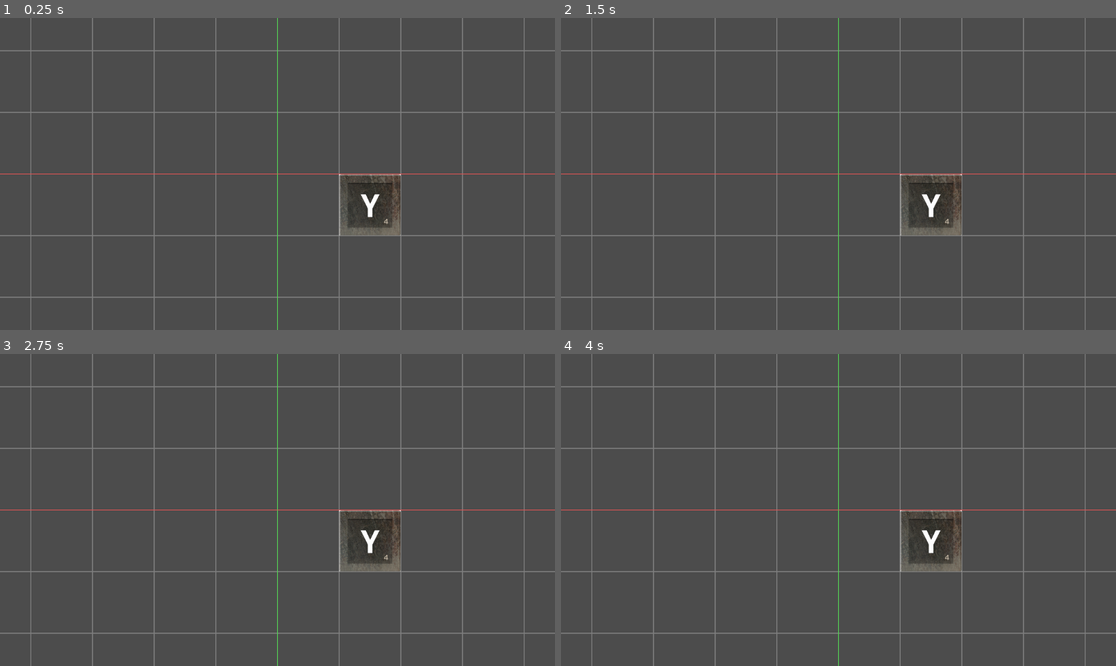
Above: before the commit, frames 1-4 (two rows, left to right).
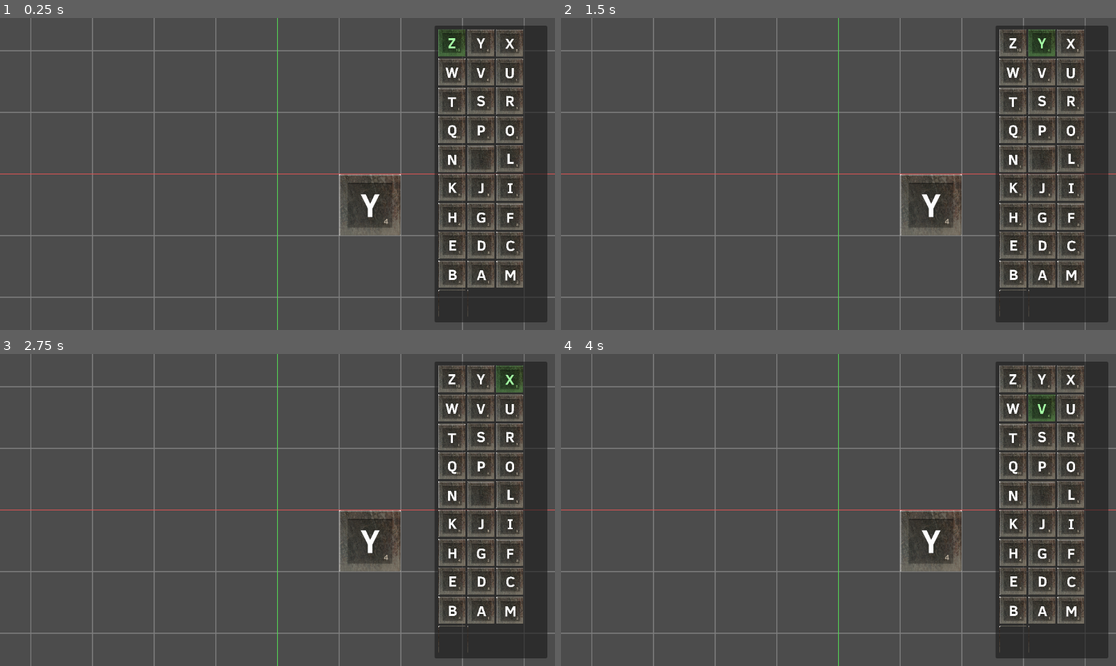
Above: after the commit, the same moments.

Repository: psyinf/godot_assembler
Game: Godot game, scene res://scenes/drone_assembly.tscn
Two runs of this game, one before a commit and one after it. Both use one fixed random seed, a clock stepped at 60 frames per second and the inputs below.
Inputs (mouse positions are in pixels of both pictures, inside the frame that each line leads up to):
- Up to frame 1 (0.25 s): no input
- Up to frame 2 (1.5 s): click (1010, 42) at 0.52 s; click (1043, 42) at 1.27 s
- Up to frame 3 (2.75 s): click (510, 378) at 2.02 s
- Up to frame 4 (4 s): click (1010, 407) at 2.77 s; click (1043, 407) at 3.52 s

The runs differ from the first frame. In frame 1, 14% of the frame differs, in the area x 78-99%, y 2-98%; in frame 2, 14%; in frame 3, 14%; in frame 4, 14%.

Commit message:
Add tile palette UI scene and painting controller

Diff:
--- /dev/null
+++ b/components/TilePalettePainter.gd
@@ -0,0 +1,94 @@
+extends CanvasLayer
+
+@export var target_tilemap_path: NodePath = NodePath("../TileMapLayer")
+@export var palette_grid_path: NodePath = NodePath("PaletteRoot/Panel/Margin/Scroll/PieceGrid")
+@export var source_id: int = 0
+@export_range(24.0, 256.0, 1.0) var swatch_size: float = 56.0
+
+var _target_tilemap: TileMapLayer
+var _palette_grid: GridContainer
+var _selected_atlas_coords: Vector2i = Vector2i.ZERO
+var _selected_alternative_tile: int = 0
+var _selected_button: TextureButton
+
+
+func _ready() -> void:
+	_target_tilemap = get_node_or_null(target_tilemap_path)
+	_palette_grid = get_node_or_null(palette_grid_path)
+	if _palette_grid == null:
+		_palette_grid = find_child("PieceGrid", true, false) as GridContainer
+
+	if _target_tilemap == null or _palette_grid == null:
+		return
+
+	_build_palette()
+
+
+func _input(event: InputEvent) -> void:
+	if _target_tilemap == null:
+		return
+
+	if event is InputEventMouseButton and event.pressed and event.button_index == MOUSE_BUTTON_LEFT:
+		var hovered_control := get_viewport().gui_get_hovered_control()
+		if hovered_control != null:
+			return
+
+		var world_mouse := _target_tilemap.get_global_mouse_position()
+		var local_mouse := _target_tilemap.to_local(world_mouse)
+		var map_cell := _target_tilemap.local_to_map(local_mouse)
+		_target_tilemap.set_cell(map_cell, source_id, _selected_atlas_coords, _selected_alternative_tile)
+		get_viewport().set_input_as_handled()
+
+
+func _build_palette() -> void:
+	for child in _palette_grid.get_children():
+		child.queue_free()
+
+	var tile_set := _target_tilemap.tile_set
+	if tile_set == null:
+		return
+
+	if not tile_set.has_source(source_id):
+		return
+
+	var source := tile_set.get_source(source_id)
+	if source == null:
+		return
+
+	var region_size := tile_set.tile_size
+	if source.has_method("get_tiles_count") and source.has_method("get_tile_id"):
+		var count: int = source.get_tiles_count()
+		for i in range(count):
+			var atlas_coords: Vector2i = source.get_tile_id(i)
+			_add_piece_button(source, region_size, atlas_coords)
+
+
+func _add_piece_button(source: TileSetSource, region_size: Vector2i, atlas_coords: Vector2i) -> void:
+	var button := TextureButton.new()
+	button.custom_minimum_size = Vector2(swatch_size, swatch_size)
+	button.ignore_texture_size = true
+	button.stretch_mode = TextureButton.STRETCH_KEEP_ASPECT_CENTERED
+
+	if source is TileSetAtlasSource:
+		var atlas_source := source as TileSetAtlasSource
+		var preview_texture := AtlasTexture.new()
+		preview_texture.atlas = atlas_source.texture
+		preview_texture.region = Rect2i(atlas_coords * region_size, region_size)
+		button.texture_normal = preview_texture
+
+	button.tooltip_text = "(%d, %d)" % [atlas_coords.x, atlas_coords.y]
+	button.pressed.connect(_on_piece_pressed.bind(button, atlas_coords))
+	_palette_grid.add_child(button)
+
+	if _selected_button == null:
+		_on_piece_pressed(button, atlas_coords)
+
+
+func _on_piece_pressed(button: TextureButton, atlas_coords: Vector2i) -> void:
+	if _selected_button != null:
+		_selected_button.modulate = Color(1.0, 1.0, 1.0, 1.0)
+
+	_selected_button = button
+	_selected_button.modulate = Color(0.65, 1.0, 0.65, 1.0)
+	_selected_atlas_coords = atlas_coords
+	_selected_alternative_tile = 0
--- a/scenes/drone_assembly.tscn
+++ b/scenes/drone_assembly.tscn
@@ -5,6 +5,7 @@
 [ext_resource type="Shader" uid="uid://dtnmn2jloim17" path="res://components/grid_overlay/GridOverlayShaderScreenSpace.gdshader" id="2_eic8c"]
 [ext_resource type="Script" uid="uid://dh4cg1w8fy0ea" path="res://components/CameraWASD.gd" id="3_7a3tk"]
 [ext_resource type="Script" uid="uid://rvn13n06brx8" path="res://components/PlayableAreaInitializer.gd" id="4_u5p2n"]
+[ext_resource type="PackedScene" path="res://scenes/tile_palette_ui.tscn" id="5_qj3h2"]
 
 [sub_resource type="TileSetAtlasSource" id="TileSetAtlasSource_40inn"]
 texture = ExtResource("1_k51by")
@@ -52,6 +53,8 @@
 
 [node name="Node2D" type="Node2D" unique_id=1017224262]
 
+[node name="TilePalettePainter" parent="." instance=ExtResource("5_qj3h2")]
+
 [node name="TileMapLayer" type="TileMapLayer" parent="." unique_id=136936236]
 tile_map_data = PackedByteArray("AAABAAAAAAAAAAEAAAA=")
 tile_set = SubResource("TileSet_ia2ac")
--- /dev/null
+++ b/scenes/tile_palette_ui.tscn
@@ -0,0 +1,47 @@
+[gd_scene format=4]
+
+[ext_resource type="Script" path="res://components/TilePalettePainter.gd" id="1_kb7p2"]
+
+[node name="TilePalettePainter" type="CanvasLayer"]
+script = ExtResource("1_kb7p2")
+
+[node name="PaletteRoot" type="Control" parent="."]
+layout_mode = 3
+anchors_preset = 15
+anchor_right = 1.0
+anchor_bottom = 1.0
+grow_horizontal = 2
+grow_vertical = 2
+mouse_filter = 2
+
+[node name="Panel" type="PanelContainer" parent="PaletteRoot"]
+layout_mode = 1
+anchors_preset = 8
+anchor_left = 1.0
+anchor_top = 0.0
+anchor_right = 1.0
+anchor_bottom = 1.0
+offset_left = -250.0
+offset_top = 16.0
+offset_right = -16.0
+offset_bottom = -16.0
+grow_horizontal = 0
+grow_vertical = 2
+
+[node name="Margin" type="MarginContainer" parent="PaletteRoot/Panel"]
+layout_mode = 2
+theme_override_constants/margin_left = 8
+theme_override_constants/margin_top = 8
+theme_override_constants/margin_right = 8
+theme_override_constants/margin_bottom = 8
+
+[node name="Scroll" type="ScrollContainer" parent="PaletteRoot/Panel/Margin"]
+layout_mode = 2
+size_flags_horizontal = 3
+size_flags_vertical = 3
+
+[node name="PieceGrid" type="GridContainer" parent="PaletteRoot/Panel/Margin/Scroll"]
+layout_mode = 2
+size_flags_horizontal = 3
+size_flags_vertical = 3
+columns = 3
Not shown, added: components/TilePalettePainter.gd.uid
